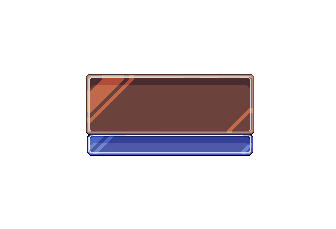
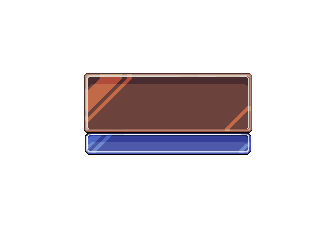
Layer changes from the first 336px x 229px image to the second:
hid "Layer 4" over [86, 74, 254, 156]
added layer "Layer 5" above "Layer 1" over [84, 73, 252, 155]
showed "Layer 1", painted on it over [84, 74, 252, 156]
